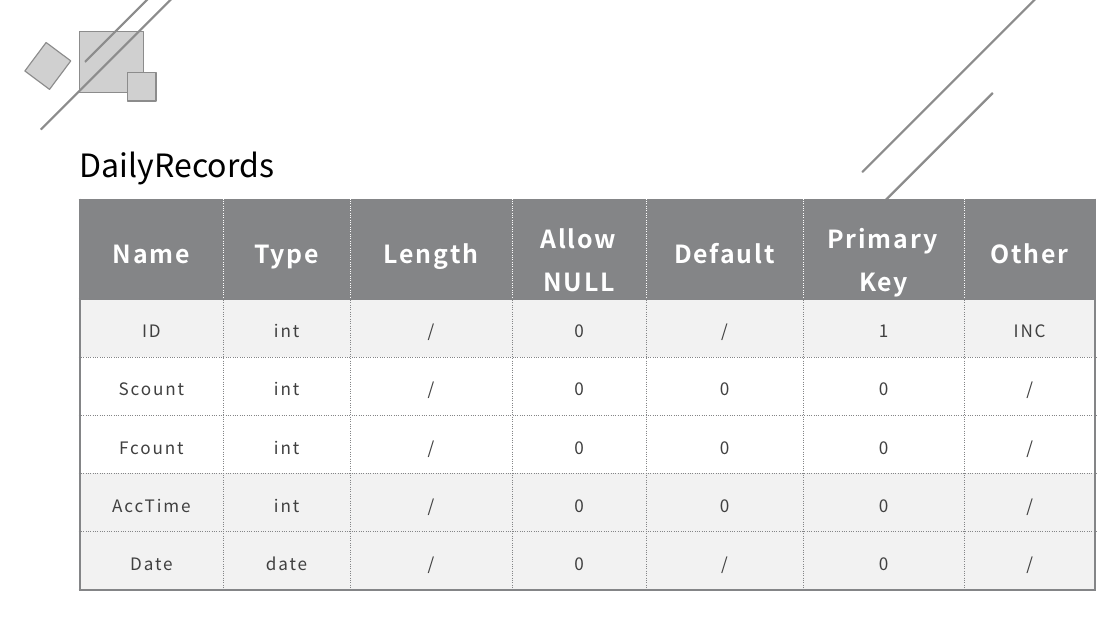
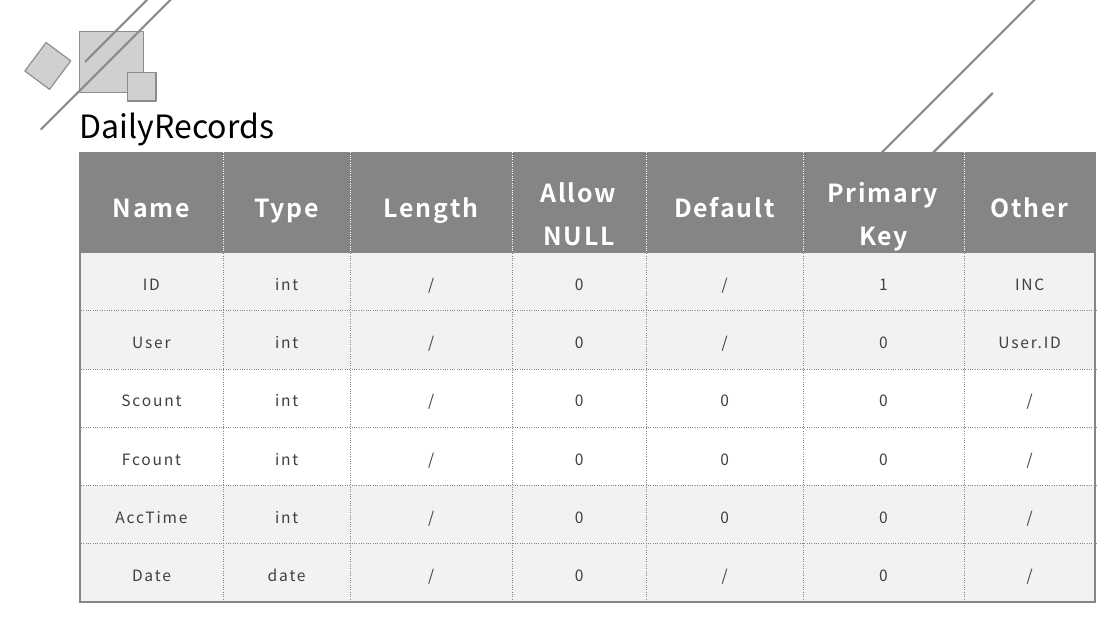
Before and after one commit to xubanxian233/teamProjiect, a slide deck: slide 17 of 文档/TimeMaster_数据库设计答辩.pptx. Drawn at 1120x630 pixels with LibreOffice and Linux fonts; fonts in the diff are those of the drawing; grey boxes stand for pictures. Boxes give left, top, right and bottom in pixels: in the first picture for what was removed or moved away, otherwise in the second. Text is boxed around its words. In the diff, an @@ line names an element or a change of style, - is before the commit and + after.

```diff
--- a/文档/TimeMaster_数据库设计答辩.pptx
+++ b/文档/TimeMaster_数据库设计答辩.pptx
@@ text "DailyRecords" moved from (x1=80, y1=151, x2=275, y2=185) to (x1=80, y1=112, x2=275, y2=146) @@
@@ table at (x1=80, y1=153, x2=1096, y2=601) @@
+row 3: User | int | / | 0 | / | 0 | User.ID
@@ table resized from (x1=80, y1=199, x2=1096, y2=589) to (x1=80, y1=153, x2=1096, y2=601) @@
```
Also in this commit, not shown: 3 other slides changed, 1 other file.
